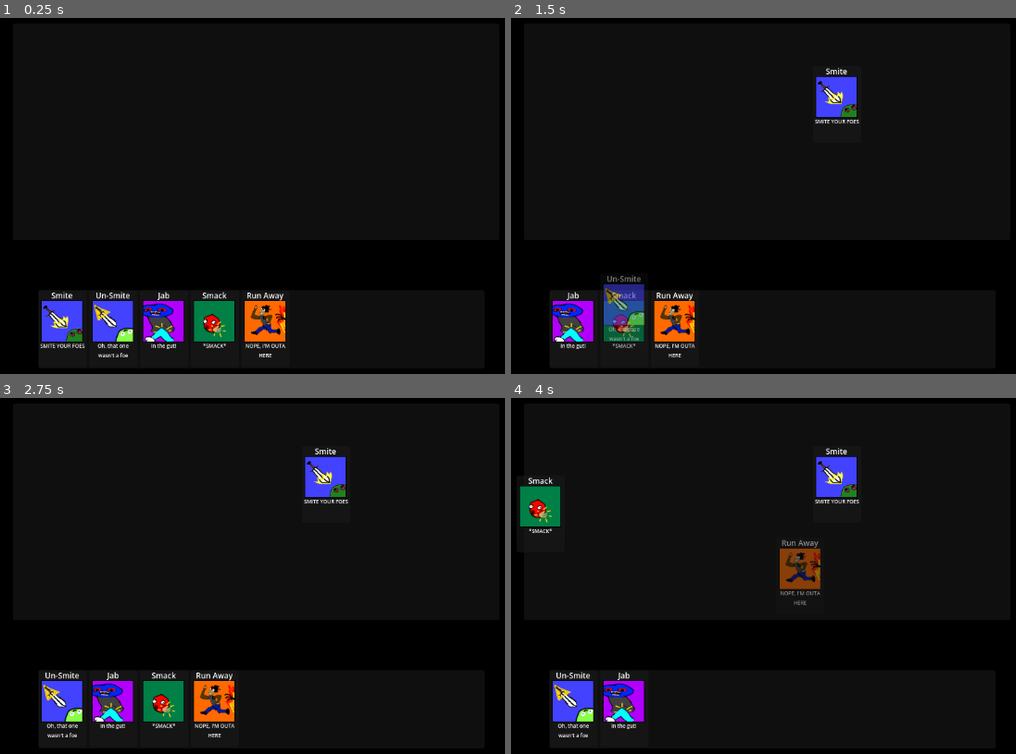
Above: before the commit, frames 1-4 (two rows, left to right).
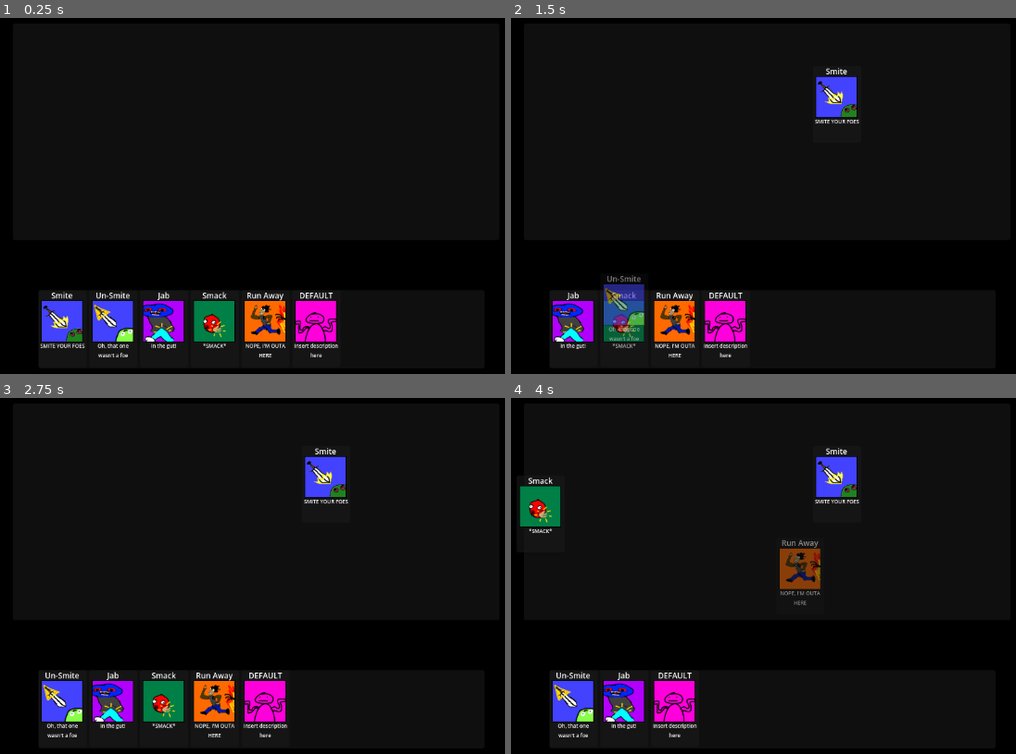
Above: after the commit, the same moments.

Repository: StegosaurusLlama/Card-Game
Game: Godot game, scene res://Scenes/world.tscn
Two runs of this game, one before a commit and one after it. Both use one fixed random seed, a clock stepped at 60 frames per second and the inputs below. Video files are missing from this copy of the repository; at most half a second of black plays in their place.
Inputs (mouse positions are in pixels of both pictures, inside the frame that each line leads up to):
- Up to frame 1 (0.25 s): no input
- Up to frame 2 (1.5 s): tap Enter at 0.5 s; drag from (571, 327) to (839, 103) at 0.52 s; drag from (571, 327) to (728, 277) at 1.27 s
- Up to frame 3 (2.75 s): move the mouse to (111, 707) at 2.02 s; press the mouse at (111, 707) at 2.03 s
- Up to frame 4 (4 s): release the mouse at (622, 707) at 2.75 s; tap Space at 2.75 s; drag from (677, 707) to (541, 515) at 2.77 s; drag from (677, 707) to (798, 576) at 3.52 s

The runs differ from the first frame. In frame 1, 1.1% of the frame differs, in the area x 58-67%, y 77-96%; in frame 2, 1.1%; in frame 3, 1.1%; in frame 4, 1.1%, in the area x 28-37%, y 77-96%.

Commit message:
Changed some things again

Diff:
--- a/Options/card.json
+++ b/Options/card.json
@@ -1,22 +1,32 @@
 {
-	"1": {
+	"": {
+		"name": "DEFAULT",
+		"desc": "Insert description here",
+		"img": "Sprites/Cards/Default.png"
+	},
+	"Smite": {
 		"name": "Smite",
-		"flavor": "SMITE YOUR FOES"
+		"desc": "SMITE YOUR FOES",
+		"img": "Sprites/Cards/Smite.png"
 	},
-	"2": {
+	"Un-Smite": {
 		"name": "Un-Smite",
-		"flavor": "Oh, that one wasn't a foe"
+		"desc": "Oh, that one wasn't a foe",
+		"img": "Sprites/Cards/Un-Smite.png"
 	},
-	"3": {
+	"Jab": {
 		"name": "Jab",
-		"flavor": "In the gut!"
+		"desc": "In the gut!",
+		"img": "Sprites/Cards/Jab.png"
 	},
-	"4": {
+	"Smack": {
 		"name": "Smack",
-		"flavor": "*SMACK*"
+		"desc": "*SMACK*",
+		"img": "Sprites/Cards/Smack.png"
 	},
-	"5": {
+	"Run Away": {
 		"name": "Run Away",
-		"flavor": "NOPE, I'M OUTA HERE"
+		"desc": "NOPE, I'M OUTA HERE",
+		"img": "Sprites/Cards/Run Away.png"
 	},
 }
--- a/Scripts/CardNode.gd
+++ b/Scripts/CardNode.gd
@@ -1,11 +1,11 @@
 extends Control
 class_name UICard
 
-@onready var card_name = $Panel/VBoxContainer/Name
+@onready var card_name_node = $Panel/VBoxContainer/Name
 @onready var card_desc = $Panel/VBoxContainer/Decription
 @onready var card_art = $"Panel/VBoxContainer/Card Art"
 
-var card_id:int
+var id:String
 var card_dict:Dictionary
 var selected:bool = false
 var drag_offset:Vector2 = Vector2.ZERO
@@ -13,23 +13,23 @@
 
 static var card_scene = preload("res://Prefabs/card.tscn")
 
-static func create(id:int = 0) -> UICard:
-	var card = card_scene.instantiate()
-	card.card_id = id
+static func create(card_id:String = "") -> UICard:
+	var card:UICard = card_scene.instantiate()
+	card.id = card_id
 	var card_json_file: FileAccess = FileAccess.open("res://Options/card.json", FileAccess.READ);
-	card.card_dict = JSON.parse_string(card_json_file.get_as_text())[str(id)]
+	card.card_dict = JSON.parse_string(card_json_file.get_as_text())[card_id]
 	return card
 
 # Called when the node enters the scene tree for the first time.
 func _ready():
-	card_name.text = card_dict["name"]
-	card_desc.text = card_dict["flavor"]
-	card_art.texture = load("res://Sprites/Cards/" + card_dict["name"] + ".png")
+	card_name_node.text = card_dict["name"]
+	card_desc.text = card_dict["desc"]
+	card_art.texture = load(card_dict["img"])
 
 
 # Built in godot function. Implementing enables dragability.
 func _get_drag_data(at_position):
-	var card_preview = create(card_id)
+	var card_preview = create(id)
 	var temp = Control.new()
 	card_preview.position = -at_position
 	card_preview.modulate = Color(1,1,1,0.5)
--- a/Scripts/Deck.gd
+++ b/Scripts/Deck.gd
@@ -1,20 +1,20 @@
 class_name Deck
 
 var size = 0
-var contents:Array[int]
+var contents:Array[String]
 
-func _init(data:Array[int] = []):
+func _init(data:Array[String] = []):
 	if data.is_empty():
-		contents = [1,2,3,4,5]
+		contents = ["","","","",""]
 	else:
 		contents = data.duplicate()
 	size = contents.size()
 
 
-func add(id:int):
+func add(id:String):
 	size += 1
 	contents.push_back(id)
 
-func remove(id:int):
+func remove(id:String):
 	size -= 1
 	contents.erase(id)
--- a/Scripts/Hand.gd
+++ b/Scripts/Hand.gd
@@ -3,9 +3,9 @@
 @export var max_hand_size:int = 5
 
 var size = 0
-var cards:Array[int]
+var cards:Array[String]
 
-func add_card(id:int)->bool:
+func add_card(id:String)->bool:
 	if size >= max_hand_size:
 		return false
 	cards.push_back(id)
--- a/Scripts/HandNode.gd
+++ b/Scripts/HandNode.gd
@@ -9,7 +9,7 @@
 func _init(h:Hand = null):
 	var card_json = FileAccess.open("res://Options/card.json", FileAccess.READ);
 	var card_types = JSON.parse_string(card_json.get_as_text())
-	print(JSON.stringify(card_types))
+	print_debug(JSON.stringify(card_types))
 	if h:
 		hand = h
 	else:
@@ -28,9 +28,9 @@
 	var card:UICard = data
 	card.is_in_hand = true
 	card.drop_onto(slots)
-	print(card.card_id)
+	print_debug(card.id)
 
-func add_card(id:int):
+func add_card(id:String):
 	Master.hand.add_card(id)
 	var card = UICard.create(id)
 	card.is_in_hand = true
--- a/Scripts/background.gd
+++ b/Scripts/background.gd
@@ -14,4 +14,4 @@
 	if data is UICard:
 		var card:UICard = data
 		card.visible = true
-		print('cant drop here')
+		print_debug('cant drop here')
--- a/Scripts/enemy.gd
+++ b/Scripts/enemy.gd
@@ -14,4 +14,4 @@
 	card.is_in_hand = false
 	card.drop_onto(self)
 	card.position = at_position - card.drag_offset
-	print(card.card_id)
+	print_debug(card.id)
--- a/Scripts/master.gd
+++ b/Scripts/master.gd
@@ -6,6 +6,6 @@
 # Called when the node enters the scene tree for the first time.
 func _ready() -> void:
 	if !deck:
-		deck = Deck.new([1,2,3,4,5]);
+		deck = Deck.new(["Smite","Un-Smite","Jab","Smack","Run Away", ""]);
 	if !hand:
 		hand = Hand.new();
Binary file added: Sprites/Cards/Default.png
